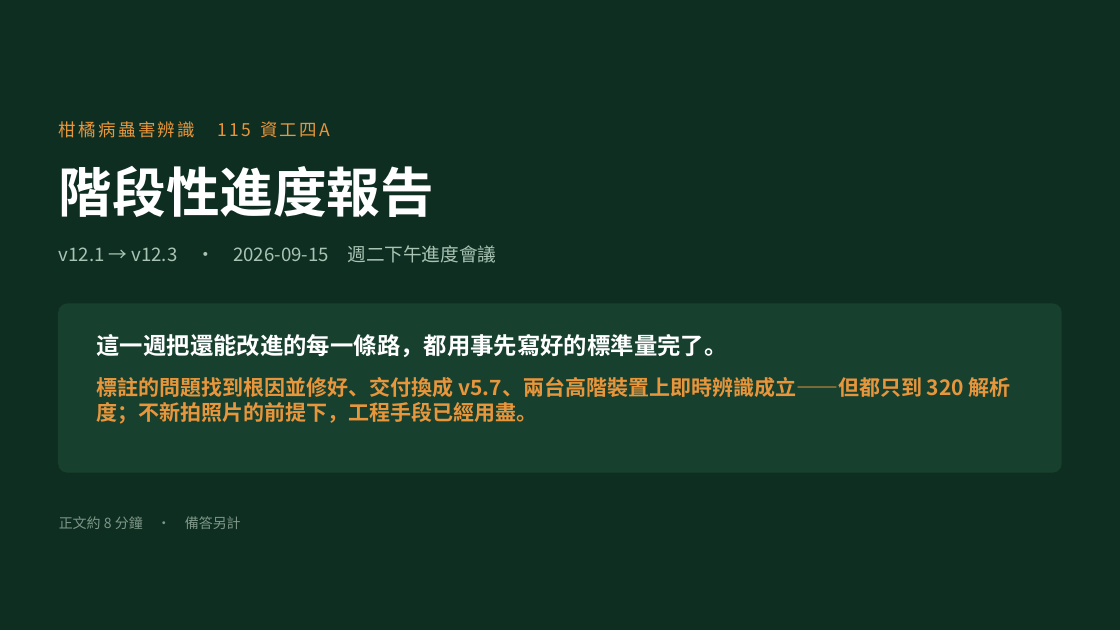
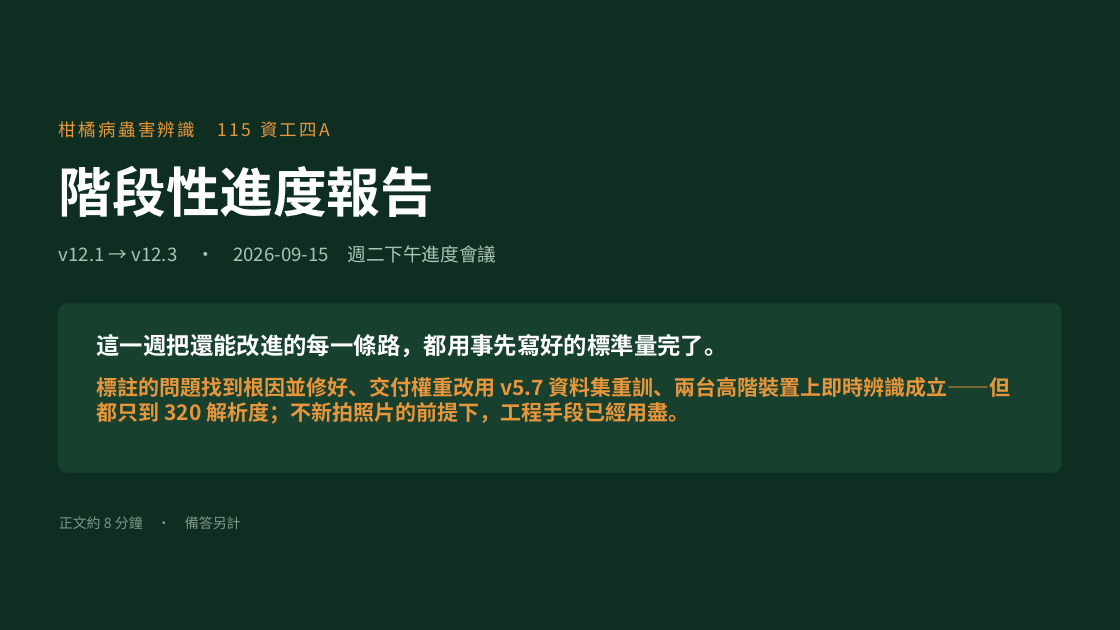
Before and after one commit to OneLeaf-dx/detection, a slide deck: slide 1 of docs/v12.3_簡報_口頭報告.pptx. Drawn at 1120x630 pixels with LibreOffice and Linux fonts; fonts in the diff are those of the drawing. Boxes give left, top, right and bottom in pixels: in the first picture for what was removed or moved away, otherwise in the second. Text is boxed around its words. In the diff, an @@ line names an element or a change of style, - is before the commit and + after.

```diff
--- a/docs/v12.3_簡報_口頭報告.pptx
+++ b/docs/v12.3_簡報_口頭報告.pptx
@@ text at bbox=[97, 377, 1011, 424]: text changed @@
-標註的問題找到根因並修好、交付換成 v5.7、兩台高階裝置上即時辨識成立——但都只到 320 解析度；不新拍照片的前提下，工程手段已經用盡。
+標註的問題找到根因並修好、交付權重改用 v5.7 資料集重訓、兩台高階裝置上即時辨識成立——但都只到 320 解析度；不新拍照片的前提下，工程手段已經用盡。
```
Also in this commit, not shown: 11 other slides changed, 19 other files.
